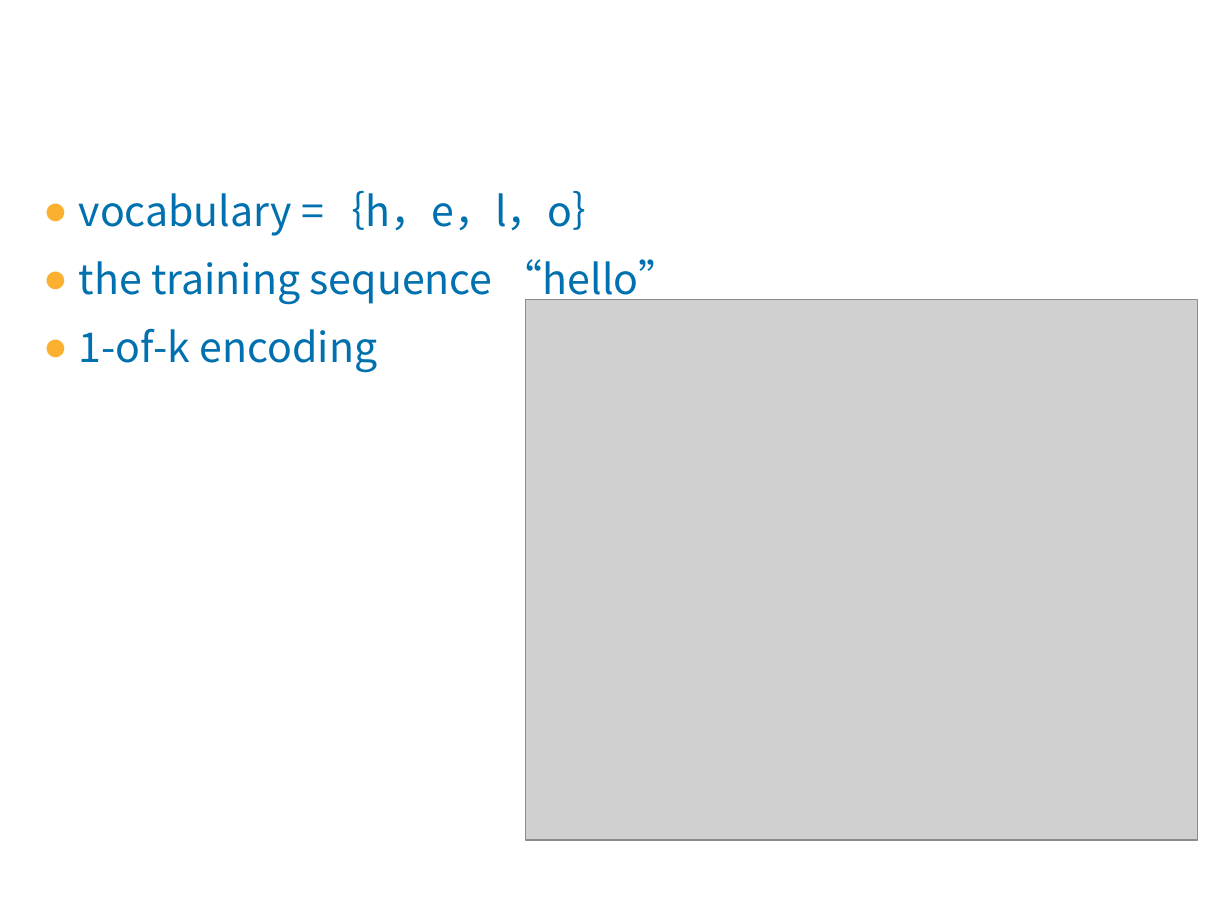
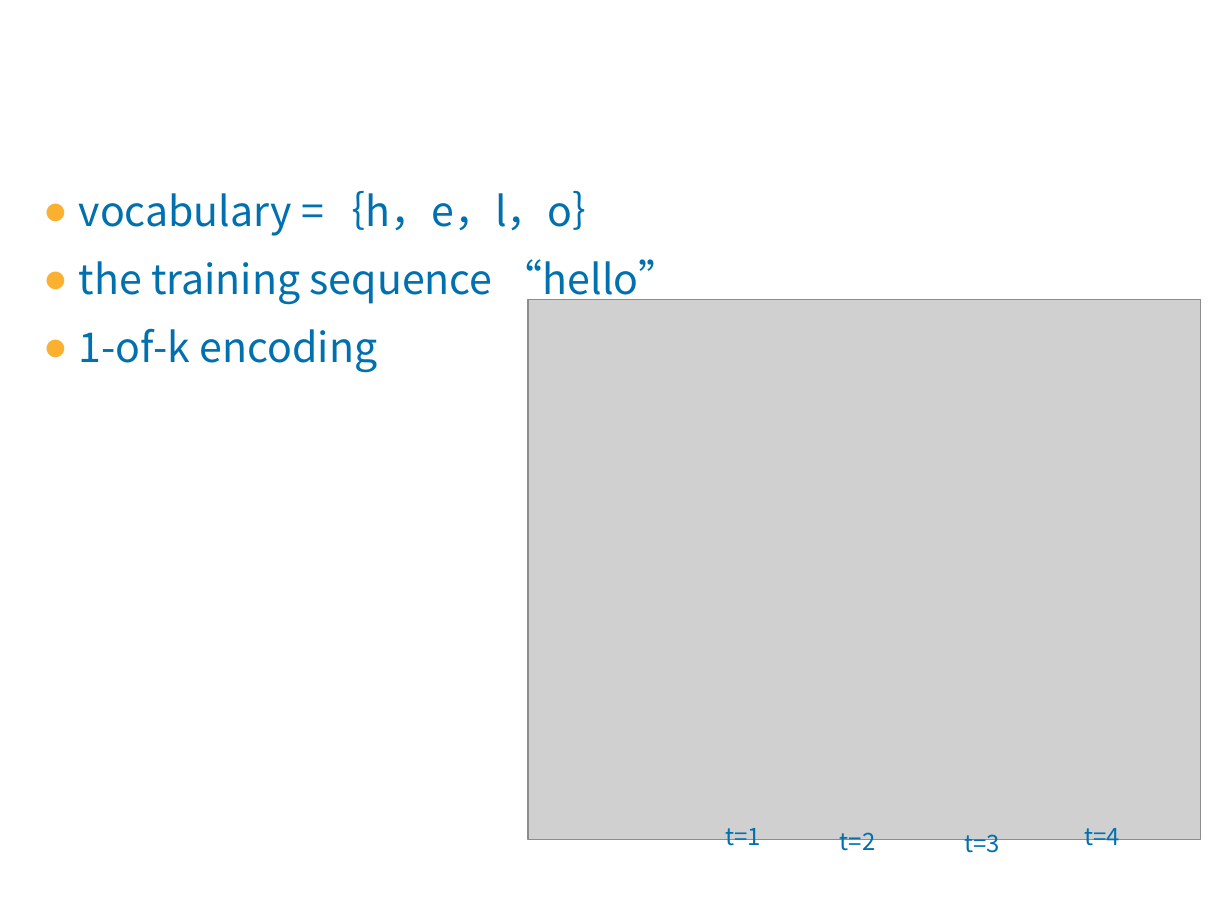
Before and after one commit to jxwb088047/RNN_BPTT_report, a slide deck: slide 8 of 林广和研一下学术ppt-2016-06-06.pptx (slide 5 before the commit). Drawn at 1232x924 pixels with LibreOffice and Linux fonts; fonts in the diff are those of the drawing; grey boxes stand for pictures; background and template pictures are left out. Boxes give left, top, right and bottom in pixels: in the first picture for what was removed or moved away, otherwise in the second. Text is boxed around its words. In the diff, an @@ line names an element or a change of style, - is before the commit and + after.

Commit message:
add sth

```diff
--- a/林广和研一下学术ppt-2016-06-06.pptx
+++ b/林广和研一下学术ppt-2016-06-06.pptx
@@ picture: place and size @@
-picture at (525,299,1198,840)
+picture at (529,299,1201,840)
@@ text added at (725,828,761,852), 14 pt, text #0070AF @@
+t=1
@@ text added at (840,832,876,856), 14 pt, text #0070AF @@
+t=2
@@ text added at (965,834,1001,859), 14 pt, text #0070AF @@
+t=3
@@ text added at (1084,828,1120,852), 14 pt, text #0070AF @@
+t=4
```
Also in this commit, not shown: 8 other slides changed, 2 slides added.
